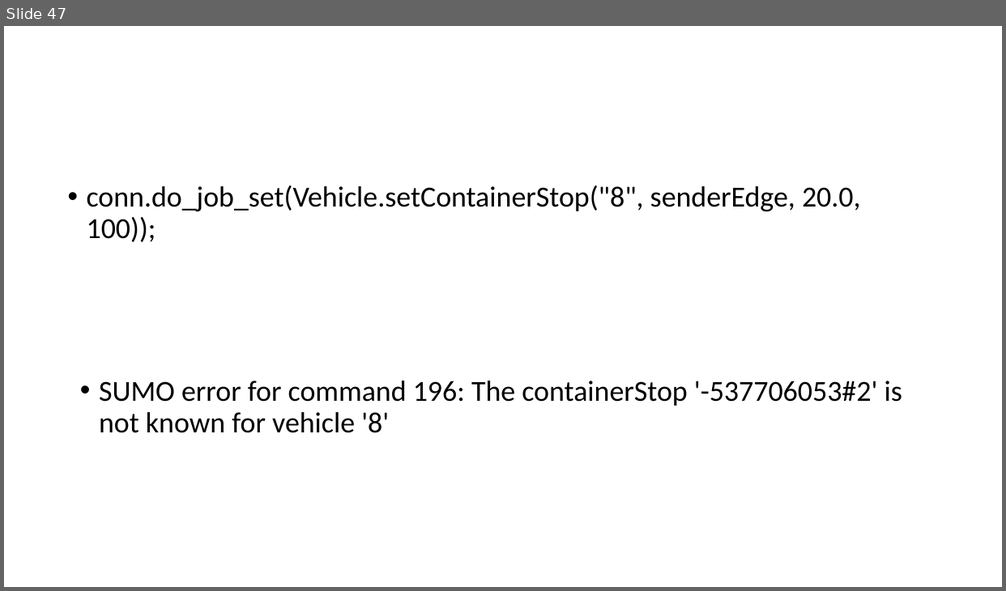
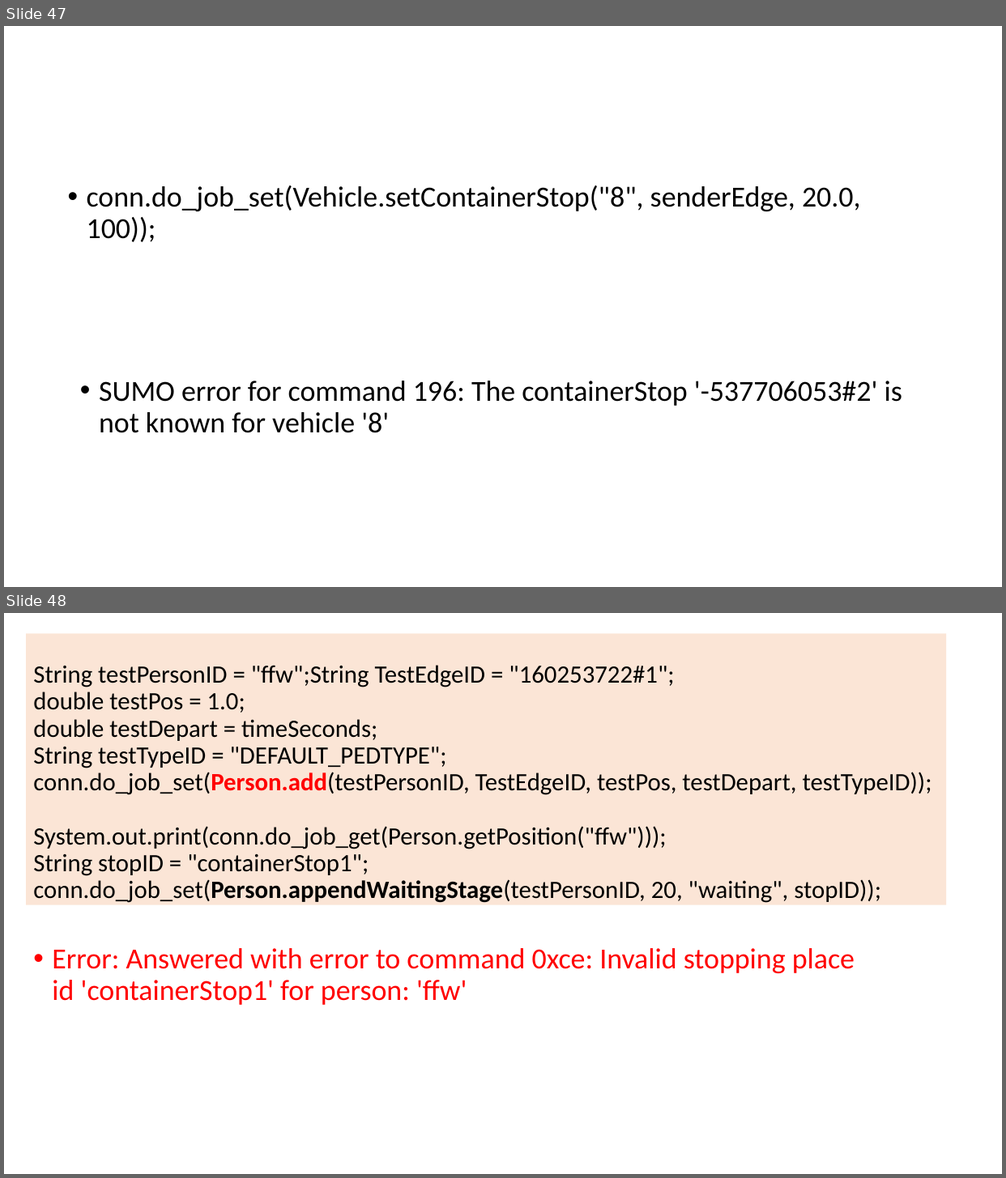
Before and after one commit to YenKang/Smart-Logistics-Plan, a slide deck: eclipse workspace/java_library/sumo_implementation recording.pptx. Shown one above the other, each under a label of ours: slide 47 before the commit, slides 47 and 48 after it. The pictures are 1006x591 and 1006x1178 pixels, drawn with LibreOffice and Linux fonts; fonts in the diff are those of the drawing. Boxes give left, top, right and bottom in pixels: in the first picture for what was removed or moved away, otherwise in the second. Text is boxed around its words. In the diff, an @@ line names an element or a change of style, - is before the commit and + after.

Commit message:
addPerson but vanish immediately

```diff
--- a/eclipse workspace/java_library/sumo_implementation recording.pptx
+++ b/eclipse workspace/java_library/sumo_implementation recording.pptx
@@ slide 48 added at (4,613,1002,1174), background #FFFFFF @@
@@ title added at (26,633,946,905), fill #FBE5D6, 24 pt, text #000000 @@
+String testPersonID = "ffw";String TestEdgeID = "160253722#1";
+double testPos = 1.0;
+double testDepart = timeSeconds;
+String testTypeID = "DEFAULT_PEDTYPE";
+conn.do_job_set(Person.add(testPersonID, TestEdgeID, testPos, testDepart, testTypeID));
+System.out.print(conn.do_job_get(Person.getPosition("ffw")));
+String stopID = "containerStop1";
+conn.do_job_set(Person.appendWaitingStage(testPersonID, 20, "waiting", stopID));
@@ text added at (52,948,854,1005), 28 pt, text #FF0000 @@
+• Error: Answered with error to command 0xce: Invalid stopping place id 'containerStop1' for person: 'ffw'
```
Also in this commit, not shown: 6 other files.
